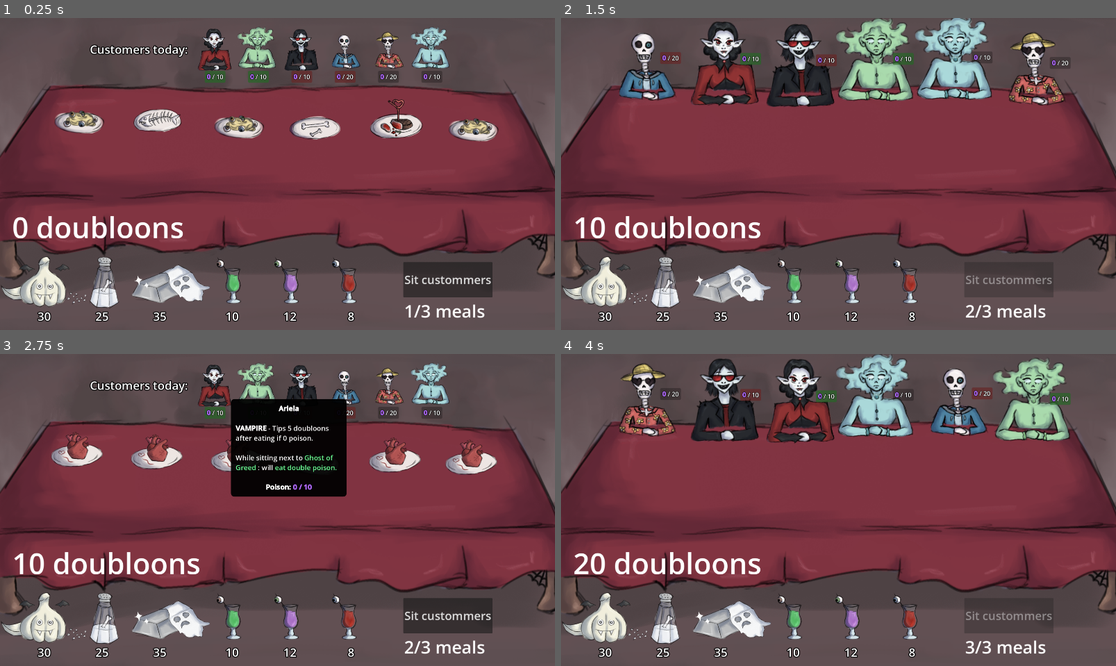
Above: before the commit, frames 1-4 (two rows, left to right).
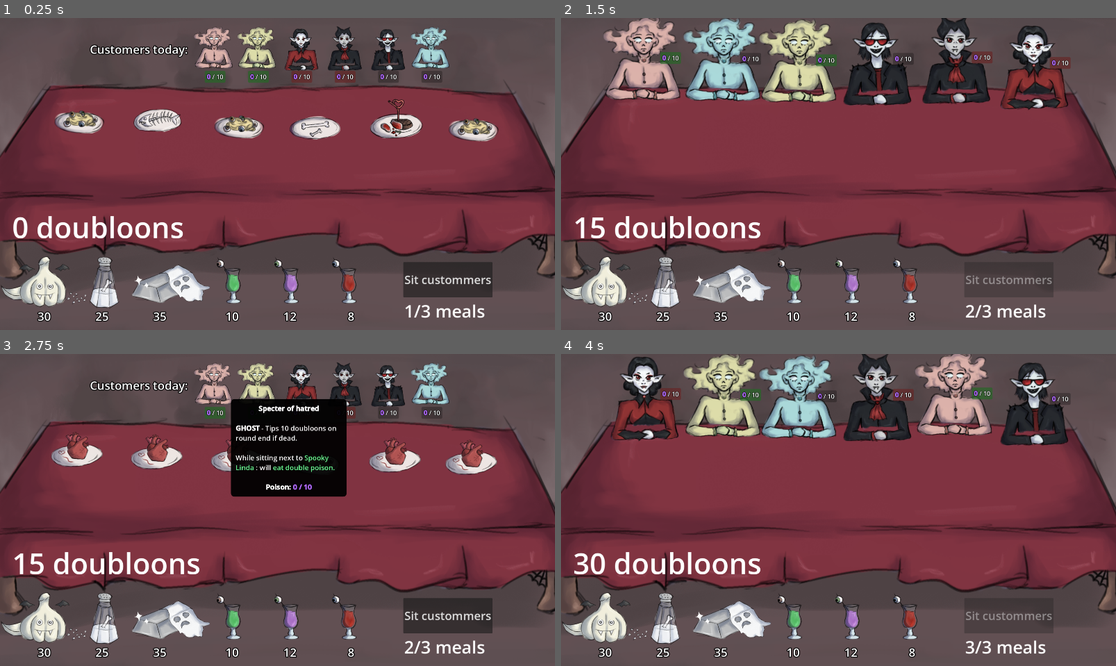
Above: after the commit, the same moments.

Repository: Henrique-Baumegger/godot-fims_food
Game: Godot game, scene res://scripts_and_scenes/main/main.tscn
Same seed, same stepped clock (60 frames per second), same inputs: the game is played once before the commit and once after it.
Inputs (mouse positions are in pixels of both pictures, inside the frame that each line leads up to):
- Up to frame 1 (0.25 s): no input
- Up to frame 2 (1.5 s): click "Sit custommers" at 0.5 s; click "Finish meal" at 1.25 s
- Up to frame 3 (2.75 s): move the mouse to (210, 382) at 2.02 s; click (210, 382) at 2.1 s
- Up to frame 4 (4 s): click "Sit custommers" at 2.75 s; click "Finish meal" at 3.5 s

The runs differ from the first frame. In frame 1, 2.4% of the frame differs, in the area x 34-73%, y 2-20%; in frame 2, 15%, in the area x 5-92%, y 0-71%; in frame 3, 3.0%; in frame 4, 15%.

Commit message:
Asset dic func
Customers of same type do not repeat anymore, up to 15 customers at once in a table.

Diff:
--- a/scripts_and_scenes/global_helpers/asset_dictionary.gd
+++ b/scripts_and_scenes/global_helpers/asset_dictionary.gd
@@ -25,24 +25,28 @@
 	return table_instantiables[number_of_seats].instantiate()
 
 
-static func instantiate_random_customer_containers(n: int) -> Array[CustomerContainer]:
-	var customer_keys : Array [Customer.Creatures] = customer_containers_instantiables.keys()
+static func instantiate_customer_containers_in_order(n:int) -> Array[CustomerContainer]:
+	assert(n >= 0, "n must be non-negative")
+	assert(n <= 15, "Maximum total is 15 (5 of each type)")
+
+	var keys: Array[Customer.Creatures] = customer_containers_instantiables.keys()
+	var counts : Dictionary[Customer.Creatures, int] = {}
+	for key in keys:
+		counts[key] = 0
+
+	for i in range(n):
+		var available := []
+		for key in keys:
+			if counts[key] < 5:
+				available.append(key)
+
+		var chosen = available.pick_random()
+		counts[chosen] += 1
+
 	var result: Array[CustomerContainer] = []
-	for i in range(n):
-		var random_pick : PackedScene = customer_containers_instantiables[customer_keys.pick_random()]
-		result.append(random_pick.instantiate())
-	return result
-
-
-static func instantiate_balanced_customer_containers(n:int) -> Array[CustomerContainer]:
-	assert((n % customer_containers_instantiables.size()) == 0, "for balanced number, n must be multiple of 3")
-	@warning_ignore("integer_division")
-	var number_of_each_type : int = n/customer_containers_instantiables.size()
-	var result : Array [CustomerContainer]
-	for key in customer_containers_instantiables.keys():
-		for i in range(number_of_each_type):
+	for key in keys:
+		for i in range(counts[key]):
 			result.append(customer_containers_instantiables[key].instantiate())
-	result.shuffle()
 	return result
 
 
--- a/scripts_and_scenes/table/2_seat_table.tscn
+++ b/scripts_and_scenes/table/2_seat_table.tscn
@@ -11,20 +11,6 @@
 [node name="Table" parent="." unique_id=246802026 node_paths=PackedStringArray("food_markers", "customers_on_table_markers") instance=ExtResource("1_p6n2t")]
 food_markers = [NodePath("FoodMarkers/FoodMarker1"), NodePath("FoodMarkers/FoodMarker2")]
 customers_on_table_markers = [NodePath("CustomerMarkers/CustomerMarker1"), NodePath("CustomerMarkers/CustomerMarker2")]
-
-[node name="Candles" type="Node2D" parent="Table" unique_id=688424681]
-
-[node name="Candle1" type="Sprite2D" parent="Table/Candles" unique_id=114062243]
-position = Vector2(0, -255)
-
-[node name="Candle2" type="Sprite2D" parent="Table/Candles" unique_id=177649798]
-position = Vector2(0, -100)
-
-[node name="Candle3" type="Sprite2D" parent="Table/Candles" unique_id=158017427]
-position = Vector2(540, -177)
-
-[node name="Candle4" type="Sprite2D" parent="Table/Candles" unique_id=755020516]
-position = Vector2(-540, -177)
 
 [node name="FoodMarkers" type="Node2D" parent="Table" unique_id=445483271]
 
--- a/scripts_and_scenes/table/3_seat_table.tscn
+++ b/scripts_and_scenes/table/3_seat_table.tscn
@@ -8,37 +8,10 @@
 [node name="3SeatTable" type="Node2D" unique_id=398776792]
 script = ExtResource("1_4um16")
 
-[node name="Table" parent="." unique_id=246802026 node_paths=PackedStringArray("food_markers", "customers_on_table_markers", "candle_sprites") instance=ExtResource("1_gaew1")]
+[node name="Table" parent="." unique_id=246802026 node_paths=PackedStringArray("food_markers", "customers_on_table_markers") instance=ExtResource("1_gaew1")]
 table_size = 3
 food_markers = [NodePath("FoodMarkers/FoodMarker1"), NodePath("FoodMarkers/FoodMarker2"), NodePath("FoodMarkers/FoodMarker3")]
 customers_on_table_markers = [NodePath("CustomerMarkers/CustomerMarker1"), NodePath("CustomerMarkers/CustomerMarker2"), NodePath("CustomerMarkers/CustomerMarker3")]
-candle_sprites = [NodePath("Candles/Candle1"), NodePath("Candles/Candle2"), NodePath("Candles/Candle3"), NodePath("Candles/Candle4"), NodePath("Candles/Candle5"), NodePath("Candles/Candle6"), NodePath("Candles/Candle7"), NodePath("Candles/Candle8")]
-
-[node name="Candles" type="Node2D" parent="Table" unique_id=1695988287]
-
-[node name="Candle1" type="Sprite2D" parent="Table/Candles" unique_id=2080919449]
-position = Vector2(-904, -62)
-
-[node name="Candle2" type="Sprite2D" parent="Table/Candles" unique_id=1590221624]
-position = Vector2(-780, -279)
-
-[node name="Candle3" type="Sprite2D" parent="Table/Candles" unique_id=1632455129]
-position = Vector2(789, -253)
-
-[node name="Candle4" type="Sprite2D" parent="Table/Candles" unique_id=1508878008]
-position = Vector2(887, -43)
-
-[node name="Candle5" type="Sprite2D" parent="Table/Candles" unique_id=1335421724]
-position = Vector2(-611, -189)
-
-[node name="Candle6" type="Sprite2D" parent="Table/Candles" unique_id=535877945]
-position = Vector2(-266, -7)
-
-[node name="Candle7" type="Sprite2D" parent="Table/Candles" unique_id=2004329199]
-position = Vector2(243, -7)
-
-[node name="Candle8" type="Sprite2D" parent="Table/Candles" unique_id=504864569]
-position = Vector2(616, -184)
 
 [node name="FoodMarkers" type="Node2D" parent="Table" unique_id=602649756]
 
--- a/scripts_and_scenes/table/4_seat_table.tscn
+++ b/scripts_and_scenes/table/4_seat_table.tscn
@@ -8,37 +8,10 @@
 [node name="4SeatTable" type="Node2D" unique_id=1301867496]
 script = ExtResource("1_bj088")
 
-[node name="Table" parent="." unique_id=246802026 node_paths=PackedStringArray("food_markers", "customers_on_table_markers", "candle_sprites") instance=ExtResource("1_8de5l")]
+[node name="Table" parent="." unique_id=246802026 node_paths=PackedStringArray("food_markers", "customers_on_table_markers") instance=ExtResource("1_8de5l")]
 table_size = 4
 food_markers = [NodePath("FoodMarkers/FoodMarker1"), NodePath("FoodMarkers/FoodMarker2"), NodePath("FoodMarkers/FoodMarker3"), NodePath("FoodMarkers/FoodMarker4")]
 customers_on_table_markers = [NodePath("CustomerMarkers/CustomerMarker1"), NodePath("CustomerMarkers/CustomerMarker2"), NodePath("CustomerMarkers/CustomerMarker3"), NodePath("CustomerMarkers/CustomerMarker4")]
-candle_sprites = [NodePath("Candles/Candle2"), NodePath("Candles/Candle2"), NodePath("Candles/Candle3"), NodePath("Candles/Candle4"), NodePath("Candles/Candle5"), NodePath("Candles/Candle6"), NodePath("Candles/Candle7"), NodePath("Candles/Candle8")]
-
-[node name="Candles" type="Node2D" parent="Table" unique_id=328797063]
-
-[node name="Candle1" type="Sprite2D" parent="Table/Candles" unique_id=480664302]
-position = Vector2(-904, -62)
-
-[node name="Candle2" type="Sprite2D" parent="Table/Candles" unique_id=886987035]
-position = Vector2(-780, -279)
-
-[node name="Candle3" type="Sprite2D" parent="Table/Candles" unique_id=479371844]
-position = Vector2(789, -253)
-
-[node name="Candle4" type="Sprite2D" parent="Table/Candles" unique_id=1397403733]
-position = Vector2(887, -43)
-
-[node name="Candle5" type="Sprite2D" parent="Table/Candles" unique_id=951247247]
-position = Vector2(-394, -238)
-
-[node name="Candle6" type="Sprite2D" parent="Table/Candles" unique_id=445197377]
-position = Vector2(-413, -84)
-
-[node name="Candle7" type="Sprite2D" parent="Table/Candles" unique_id=894375033]
-position = Vector2(380, -239)
-
-[node name="Candle8" type="Sprite2D" parent="Table/Candles" unique_id=2009753128]
-position = Vector2(413, -84)
 
 [node name="FoodMarkers" type="Node2D" parent="Table" unique_id=1950398137]
 
--- a/scripts_and_scenes/table/5_seat_table.tscn
+++ b/scripts_and_scenes/table/5_seat_table.tscn
@@ -8,37 +8,10 @@
 [node name="5SeatTable" type="Node2D" unique_id=1402043585]
 script = ExtResource("1_tr54w")
 
-[node name="Table" parent="." unique_id=246802026 node_paths=PackedStringArray("food_markers", "customers_on_table_markers", "candle_sprites") instance=ExtResource("1_3afou")]
+[node name="Table" parent="." unique_id=246802026 node_paths=PackedStringArray("food_markers", "customers_on_table_markers") instance=ExtResource("1_3afou")]
 table_size = 5
 food_markers = [NodePath("FoodMarkers/FoodMarker1"), NodePath("FoodMarkers/FoodMarker2"), NodePath("FoodMarkers/FoodMarker3"), NodePath("FoodMarkers/FoodMarker4"), NodePath("FoodMarkers/FoodMarker5")]
 customers_on_table_markers = [NodePath("CustomerMarkers/CustomerMarker1"), NodePath("CustomerMarkers/CustomerMarker2"), NodePath("CustomerMarkers/CustomerMarker3"), NodePath("CustomerMarkers/CustomerMarker4"), NodePath("CustomerMarkers/CustomerMarker5")]
-candle_sprites = [NodePath("Candles/Candle1"), NodePath("Candles/Candle2"), NodePath("Candles/Candle3"), NodePath("Candles/Candle4"), NodePath("Candles/Candle5"), NodePath("Candles/Candle6"), NodePath("Candles/Candle7"), NodePath("Candles/Candle8")]
-
-[node name="Candles" type="Node2D" parent="Table" unique_id=1445026649]
-
-[node name="Candle1" type="Sprite2D" parent="Table/Candles" unique_id=494054410]
-position = Vector2(-904, -62)
-
-[node name="Candle2" type="Sprite2D" parent="Table/Candles" unique_id=1138510016]
-position = Vector2(-780, -279)
-
-[node name="Candle3" type="Sprite2D" parent="Table/Candles" unique_id=1468366575]
-position = Vector2(789, -253)
-
-[node name="Candle4" type="Sprite2D" parent="Table/Candles" unique_id=1571777049]
-position = Vector2(887, -43)
-
-[node name="Candle5" type="Sprite2D" parent="Table/Candles" unique_id=330189045]
-position = Vector2(-493, -188)
-
-[node name="Candle6" type="Sprite2D" parent="Table/Candles" unique_id=39350306]
-position = Vector2(-177, -192)
-
-[node name="Candle7" type="Sprite2D" parent="Table/Candles" unique_id=118787800]
-position = Vector2(496, -176)
-
-[node name="Candle8" type="Sprite2D" parent="Table/Candles" unique_id=203711801]
-position = Vector2(165, -189)
 
 [node name="FoodMarkers" type="Node2D" parent="Table" unique_id=232007042]
 
--- a/scripts_and_scenes/table/6_seat_table.tscn
+++ b/scripts_and_scenes/table/6_seat_table.tscn
@@ -8,34 +8,10 @@
 [node name="6SeatTable" type="Node2D" unique_id=94503533]
 script = ExtResource("1_wy7f4")
 
-[node name="Table" parent="." unique_id=246802026 node_paths=PackedStringArray("food_markers", "customers_on_table_markers", "candle_sprites") instance=ExtResource("1_f1uai")]
+[node name="Table" parent="." unique_id=246802026 node_paths=PackedStringArray("food_markers", "customers_on_table_markers") instance=ExtResource("1_f1uai")]
 table_size = 6
 food_markers = [NodePath("FoodMarkers/FoodMarker1"), NodePath("FoodMarkers/FoodMarker2"), NodePath("FoodMarkers/FoodMarker3"), NodePath("FoodMarkers/FoodMarker4"), NodePath("FoodMarkers/FoodMarker5"), NodePath("FoodMarkers/FoodMarker6")]
 customers_on_table_markers = [NodePath("CustomerMarkers/CustomerMarker1"), NodePath("CustomerMarkers/CustomerMarker2"), NodePath("CustomerMarkers/CustomerMarker3"), NodePath("CustomerMarkers/CustomerMarker4"), NodePath("CustomerMarkers/CustomerMarker5"), NodePath("CustomerMarkers/CustomerMarker6")]
-candle_sprites = [NodePath("Candles/Candle2"), NodePath("Candles/Candle2"), NodePath("Candles/Candle3"), NodePath("Candles/Candle4"), NodePath("Candles/Candle5"), NodePath("Candles/Candle6"), NodePath("Candles/Candle7")]
-
-[node name="Candles" type="Node2D" parent="Table" unique_id=1423145629]
-
-[node name="Candle1" type="Sprite2D" parent="Table/Candles" unique_id=1315067366]
-position = Vector2(0, -177)
-
-[node name="Candle2" type="Sprite2D" parent="Table/Candles" unique_id=677012960]
-position = Vector2(-280, -189)
-
-[node name="Candle3" type="Sprite2D" parent="Table/Candles" unique_id=371042114]
-position = Vector2(540, -177)
-
-[node name="Candle4" type="Sprite2D" parent="Table/Candles" unique_id=2068310734]
-position = Vector2(-552, -194)
-
-[node name="Candle5" type="Sprite2D" parent="Table/Candles" unique_id=1655809718]
-position = Vector2(-815, -207)
-
-[node name="Candle6" type="Sprite2D" parent="Table/Candles" unique_id=818041498]
-position = Vector2(265, -180)
-
-[node name="Candle7" type="Sprite2D" parent="Table/Candles" unique_id=1772781345]
-position = Vector2(803, -174)
 
 [node name="FoodMarkers" type="Node2D" parent="Table" unique_id=1514766486]
 
--- a/scripts_and_scenes/table/table.gd
+++ b/scripts_and_scenes/table/table.gd
@@ -20,6 +20,7 @@
 
 @export var food_markers : Array [Marker2D]
 @export var customers_on_table_markers : Array [Marker2D]
+
 
 var customers_on_list_markers : Array [Marker2D]
 
@@ -114,15 +115,11 @@
 
 
 func _new_set_of_customers() -> void: #
-	var rigged_random_customer_containers : Array [CustomerContainer]
-	if ((table_size % AssetDictionary.customer_containers_instantiables.size()) == 0):
-		rigged_random_customer_containers = AssetDictionary.instantiate_balanced_customer_containers(table_size)
-	else:
-		rigged_random_customer_containers = AssetDictionary.instantiate_random_customer_containers(table_size)
-
-	for cc in rigged_random_customer_containers:
+	var ordered_customer_containers : Array [CustomerContainer] = AssetDictionary.instantiate_customer_containers_in_order(table_size)
+	for cc in ordered_customer_containers:
 		add_child(cc)
 		clients_of_the_day.append(cc.get_customer())
+	clients_of_the_day.shuffle()
 	client_positions_of_this_round = clients_of_the_day.duplicate()
 	client_positions_of_this_round.shuffle()
 
Not shown, changed: ReadMe.md
